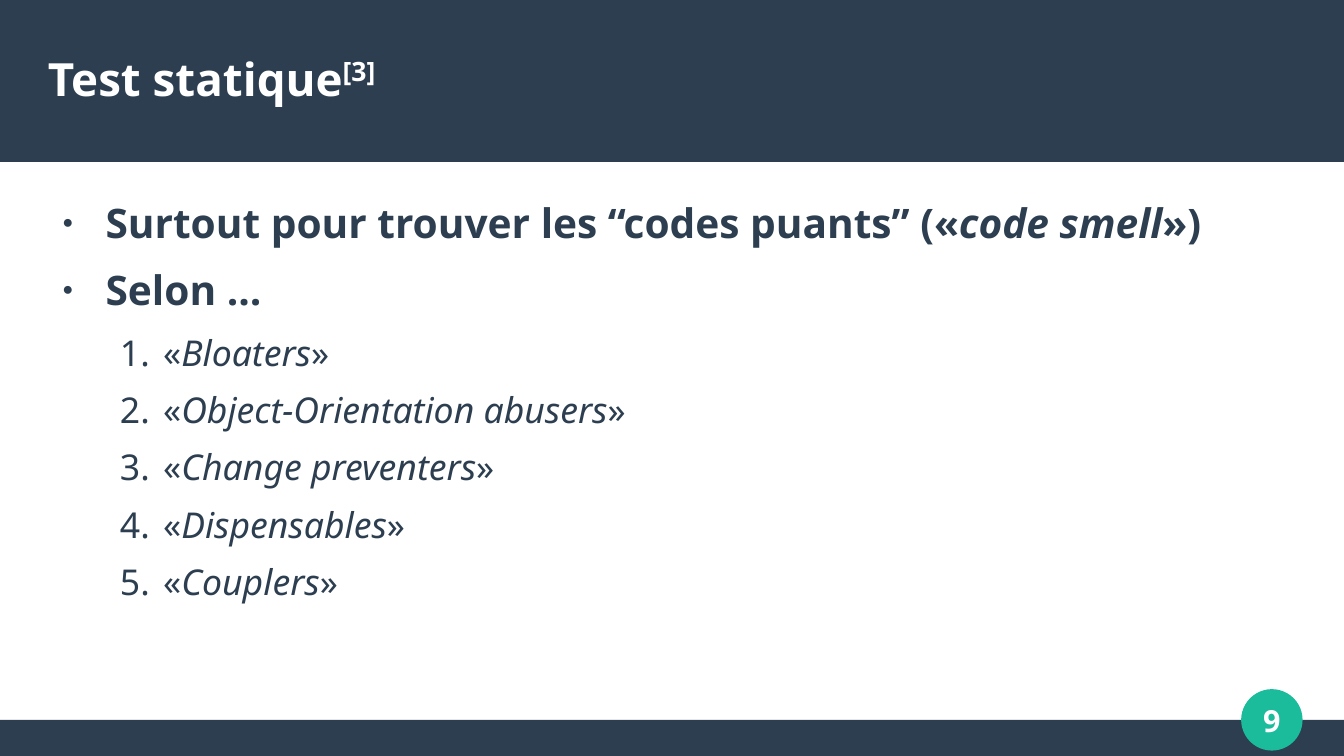
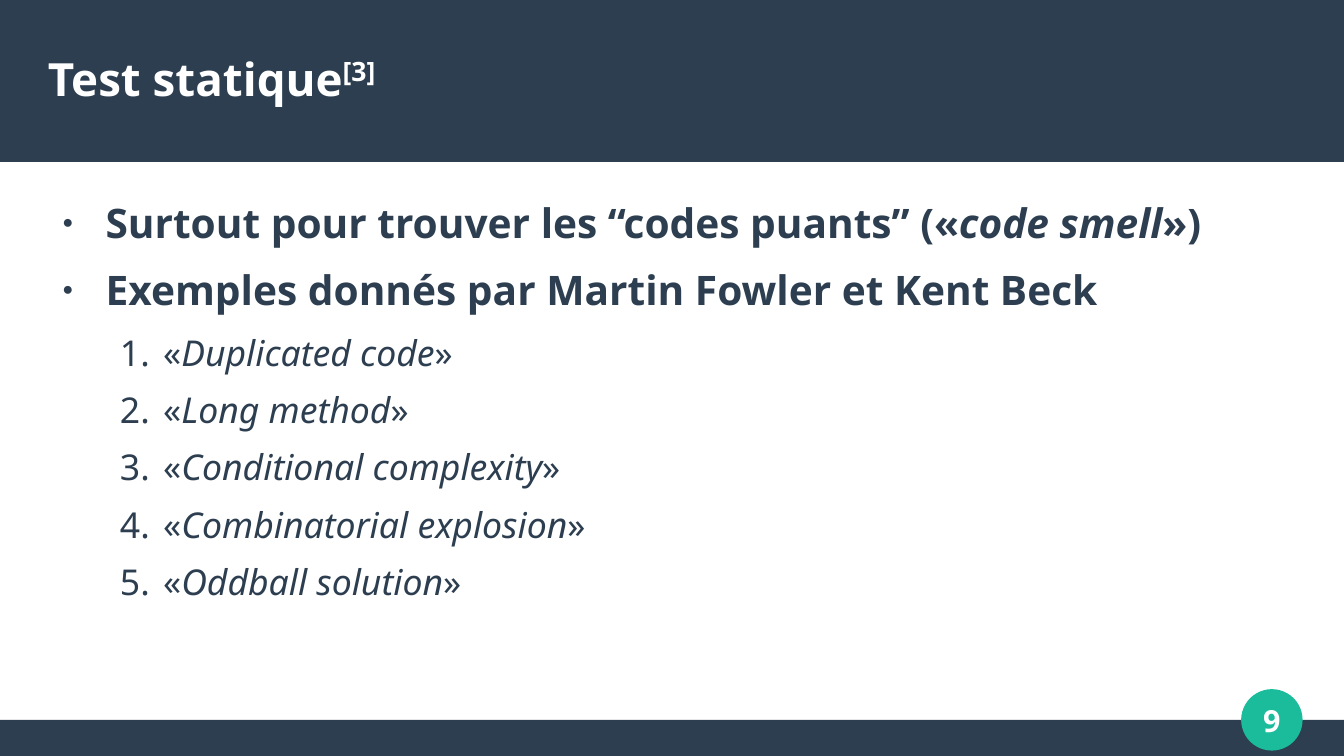
Before and after one commit to umontreal-diro/IFT3913, a slide deck: slide 9 of presentations/Semaine7/ClaudericDeRoy/presentation.odp. Drawn at 1344x756 pixels with LibreOffice and Linux fonts; fonts in the diff are those of the drawing. Boxes give left, top, right and bottom in pixels: in the first picture for what was removed or moved away, otherwise in the second. Text is boxed around its words. In the diff, an @@ line names an element or a change of style, - is before the commit and + after.

```diff
--- a/presentations/Semaine7/ClaudericDeRoy/presentation.odp
+++ b/presentations/Semaine7/ClaudericDeRoy/presentation.odp
@@ text at (106, 274, 1097, 596): text changed @@
-● Selon ...
-  1. «Bloaters»
-  2. «Object-Orientation abusers»
-  3. «Change preventers»
-  4. «Dispensables»
-  5. «Couplers»
+● Exemples donnés par Martin Fowler et Kent Beck
+  1. «Duplicated code»
+  2. «Long method»
+  3. «Conditional complexity»
+  4. «Combinatorial explosion»
+  5. «Oddball solution»
```
Also in this commit, not shown: 1 other slide changed, 1 other file.
